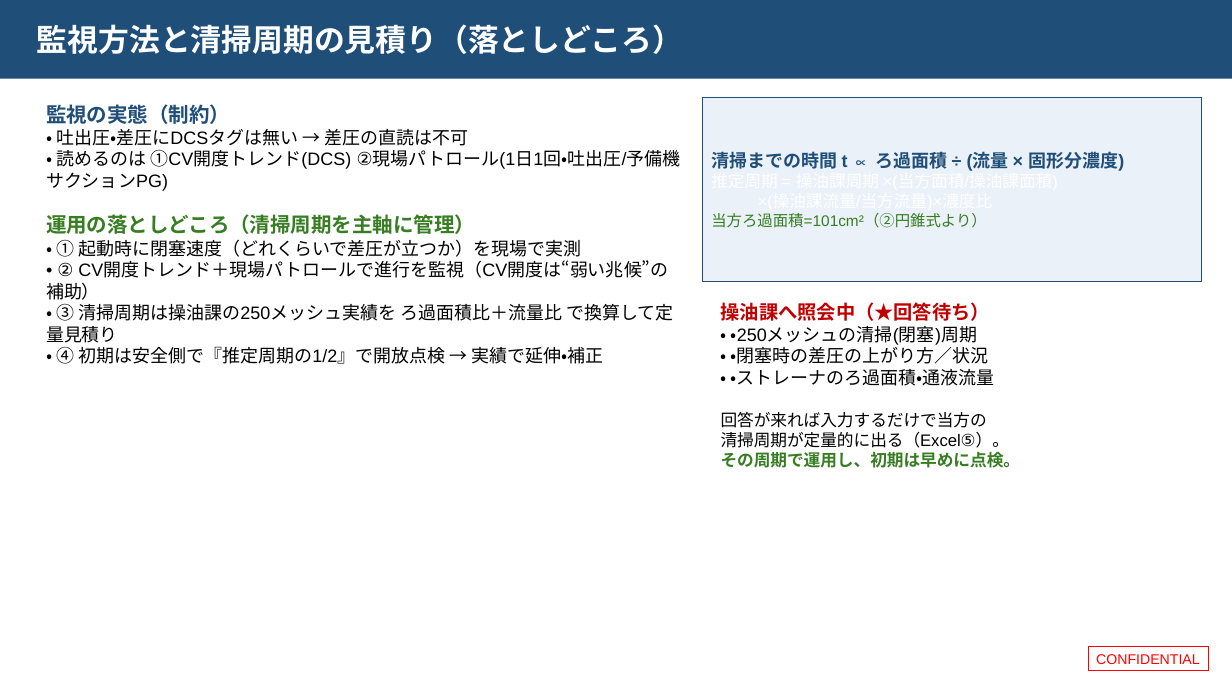
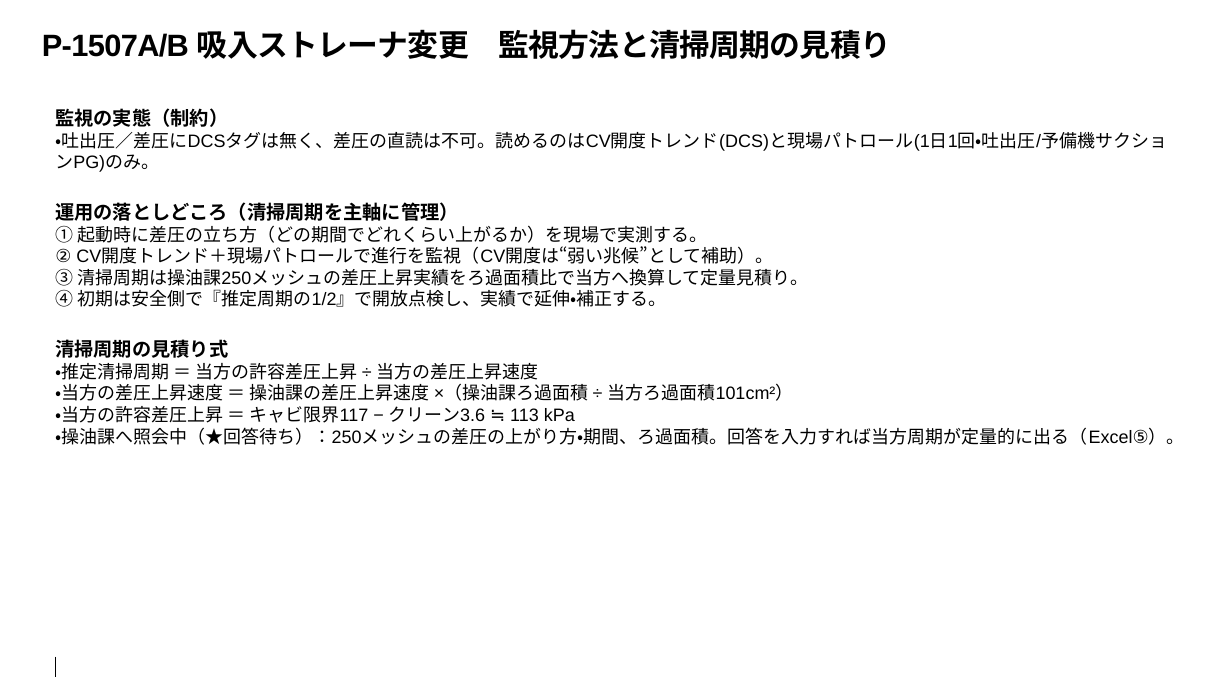
Before and after one commit to hiraoyosa-sys/Base, a slide deck: slide 3 of outputs/P1507変更管理_説明_評価まとめ追加.pptx. Drawn at 1232x693 pixels with LibreOffice and Linux fonts; fonts in the diff are those of the drawing; background and template pictures are left out. Boxes give left, top, right and bottom in pixels: in the first picture for what was removed or moved away, otherwise in the second. Text is boxed around its words. In the diff, an @@ line names an element or a change of style, - is before the commit and + after.

```diff
--- a/outputs/P1507変更管理_説明_評価まとめ追加.pptx
+++ b/outputs/P1507変更管理_説明_評価まとめ追加.pptx
@@ title at (42,29,891,59): text changed; text colour #FFFFFF to #000000 @@
-監視方法と清掃周期の見積り（落としどころ）
+P-1507A/B 吸入ストレーナ変更 監視方法と清掃周期の見積り
@@ title "P-1507A/B 吸入ストレーナ変更 監視方法と清掃周期の見積り": place and size @@
-title "P-1507A/B 吸入ストレーナ変更 監視方法と清掃周期の見積り" at (0,0,1232,79)
+title "P-1507A/B 吸入ストレーナ変更 監視方法と清掃周期の見積り" at (42,29,891,59)
@@ title "P-1507A/B 吸入ストレーナ変更 監視方法と清掃周期の見積り" at (42,29,891,59): vertical alignment middle to bottom; fill #1F4E79 to none @@
@@ text "監視の実態（制約）": place and size @@
-text "監視の実態（制約）" at (46,104,681,364)
+text "監視の実態（制約）" at (55,108,1184,445)
@@ text at (55,108,459,221): size 16 to 15 pt in "監視の実態（制約）", "運用の落としどころ（清掃周期を主軸に管理）"; text colour #1F4E79 to #000000 in "監視の実態（制約）"; text colour #377D22 to #000000 in "運用の落としどころ（清掃周期を主軸に管理）" @@
@@ rectangle removed at (702,97,1202,282) @@
-清掃までの時間 t ∝ ろ過面積 ÷ (流量 × 固形分濃度)
-推定周期 = 操油課周期 ×(当方面積/操油課面積)
-×(操油課流量/当方流量)×濃度比
-当方ろ過面積=101cm²（②円錐式より）
@@ text at (55,132,1167,172): text changed @@
-• 吐出圧・差圧にDCSタグは無い → 差圧の直読は不可
-• 読めるのは ①CV開度トレンド(DCS) ②現場パトロール(1日1回・吐出圧/予備機サクションPG)
+・吐出圧／差圧にDCSタグは無く、差圧の直読は不可。読めるのはCV開度トレンド(DCS)と現場パトロール(1日1回・吐出圧/予備機サクションPG)のみ。
@@ text at (55,225,1184,445): text changed @@
-• ① 起動時に閉塞速度（どれくらいで差圧が立つか）を現場で実測
-• ② CV開度トレンド＋現場パトロールで進行を監視（CV開度は“弱い兆候”の補助）
-• ③ 清掃周期は操油課の250メッシュ実績を ろ過面積比＋流量比 で換算して定量見積り
-• ④ 初期は安全側で『推定周期の1/2』で開放点検 → 実績で延伸・補正
+① 起動時に差圧の立ち方（どの期間でどれくらい上がるか）を現場で実測する。
+② CV開度トレンド＋現場パトロールで進行を監視（CV開度は“弱い兆候”として補助）。
+③ 清掃周期は操油課250メッシュの差圧上昇実績をろ過面積比で当方へ換算して定量見積り。
+④ 初期は安全側で『推定周期の1/2』で開放点検し、実績で延伸・補正する。
+清掃周期の見積り式
+・推定清掃周期 ＝ 当方の許容差圧上昇 ÷ 当方の差圧上昇速度
+・当方の差圧上昇速度 ＝ 操油課の差圧上昇速度 ×（操油課ろ過面積 ÷ 当方ろ過面積101cm²）
+・当方の許容差圧上昇 ＝ キャビ限界117 − クリーン3.6 ≒ 113 kPa
+・操油課へ照会中（★回答待ち）：250メッシュの差圧の上がり方・期間、ろ過面積。回答を入力すれば当方周期が定量的に出る（Excel⑤）。
@@ text removed at (721,302,1021,468) @@
-操油課へ照会中（★回答待ち）
-• ・250メッシュの清掃(閉塞)周期
-• ・閉塞時の差圧の上がり方／状況
-• ・ストレーナのろ過面積・通液流量
-回答が来れば入力するだけで当方の
-清掃周期が定量的に出る（Excel⑤）。
-その周期で運用し、初期は早めに点検。
@@ line added from (55, 657) to (55, 677), #000000 1 pt @@
@@ rectangle removed at (1089,647,1209,671) @@
-CONFIDENTIAL
```
Also in this commit, not shown: 1 slide added, 5 other files.
